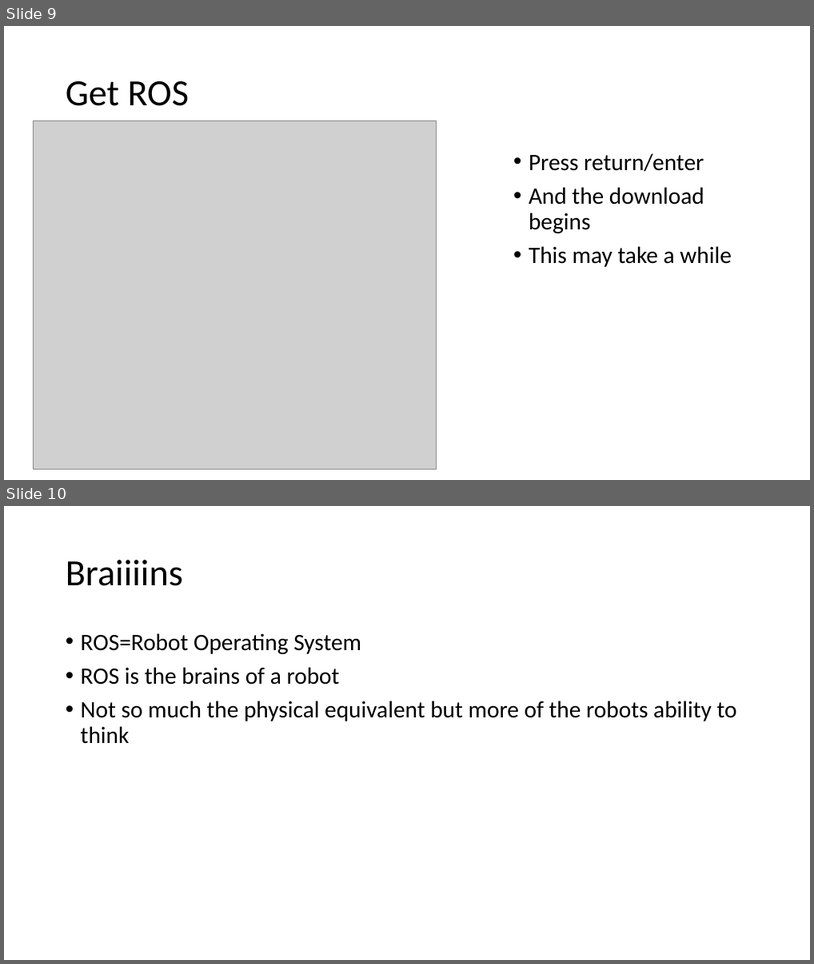
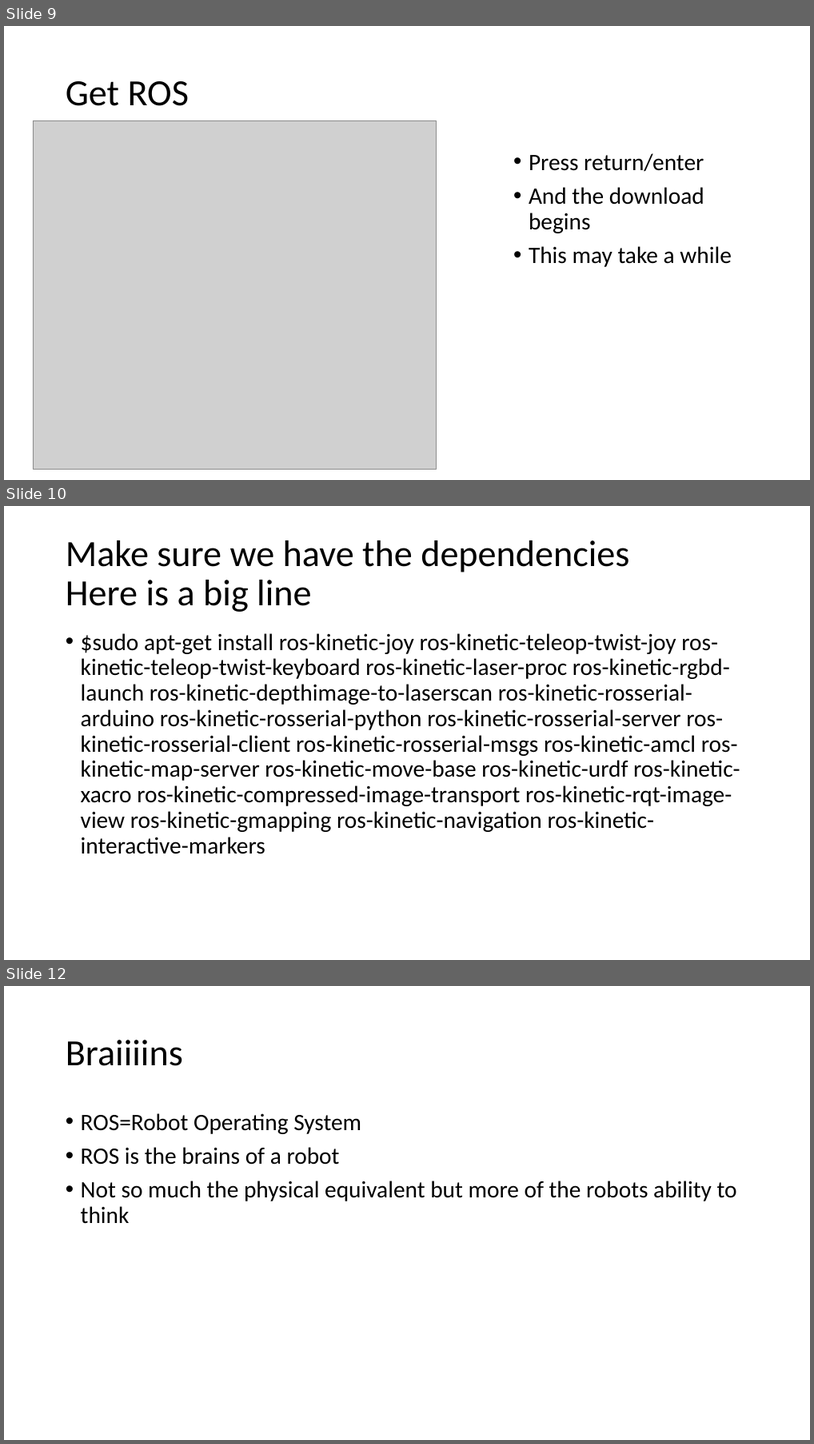
Before and after one commit to JacobLMiller/BTArobot, a slide deck: Tutorials/MainTutorial.pptx. Shown one above the other, each under a label of ours: slides 9 and 10 before the commit, slides 9, 10 and 12 after it; the slides between them are not shown. The pictures are 814x964 and 814x1444 pixels, drawn with LibreOffice and Linux fonts; fonts in the diff are those of the drawing; grey boxes stand for pictures. Boxes give left, top, right and bottom in pixels: in the first picture for what was removed or moved away, otherwise in the second. Text is boxed around its words. In the diff, an @@ line names an element or a change of style, - is before the commit and + after.

```diff
--- a/Tutorials/MainTutorial.pptx
+++ b/Tutorials/MainTutorial.pptx
@@ slide 10 added at <box>4,506,810,960</box>, background #FFFFFF @@
@@ title added at <box>66,540,630,612</box>, 44 pt, text #000000 @@
+Make sure we have the dependencies
+Here is a big line
@@ text added at <box>81,633,740,854</box>, 28 pt, text #000000 @@
+• $sudo apt-get install ros-kinetic-joy ros-kinetic-teleop-twist-joy ros-kinetic-teleop-twist-keyboard ros-kinetic-laser-proc ros-kinetic-rgbd-launch ros-kinetic-depthimage-to-laserscan ros-kinetic-rosserial-arduino ros-kinetic-rosserial-python ros-kinetic-rosserial-server ros-kinetic-rosserial-client ros-kinetic-rosserial-msgs ros-kinetic-amcl ros-kinetic-map-server ros-kinetic-move-base ros-kinetic-urdf ros-kinetic-xacro ros-kinetic-compressed-image-transport ros-kinetic-rqt-image-view ros-kinetic-gmapping ros-kinetic-navigation ros-kinetic-interactive-markers
@@ what was slide 10 is now slide 12 @@
```
Also in this commit, not shown: 4 slides changed, 6 other slides added, 2 slides removed.
